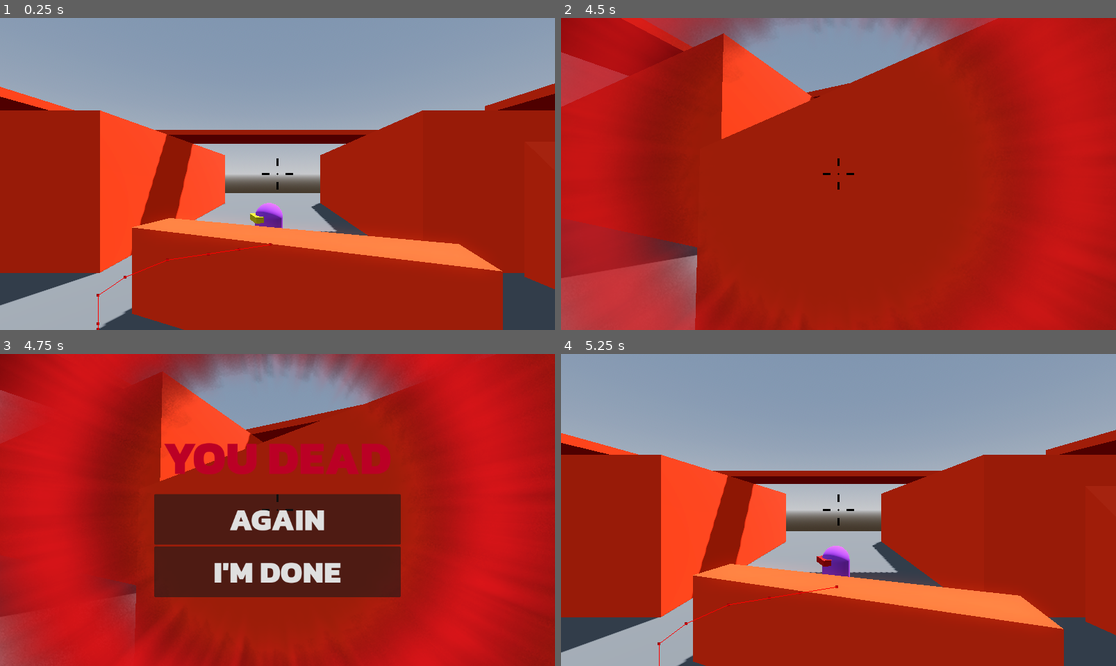
Above: before the commit, frames 1-4 (two rows, left to right).
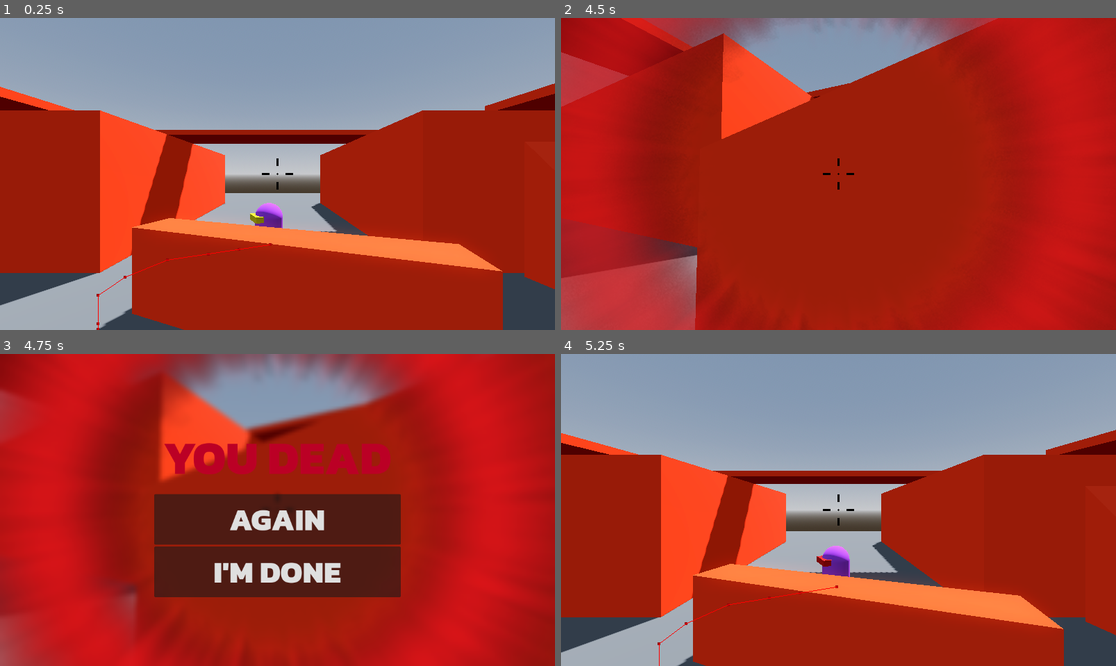
Above: after the commit, the same moments.

Repository: SpookyUboa/robo-rampage
Game: Godot game, scene res://Levels/Sandbox.tscn
Same seed, same stepped clock (60 frames per second), same inputs: the game is played once before the commit and once after it.
Inputs (mouse positions are in pixels of both pictures, inside the frame that each line leads up to):
- Up to frame 1 (0.25 s): no input
- Up to frame 2 (4.5 s): tap Enter (ui_accept) at 0.5, 0.77, 1.52, 3.02, 3.77, 4.25 s; move the mouse to (866, 174) at 0.52 s; press the mouse at (866, 174) at 0.53 s; hold W (move_forward) from 0.53 s (still down); move the mouse to (810, 174) at 1.27 s; release the mouse at (810, 174) at 1.28 s; click (810, 174) at 1.35 s; move the mouse to (849, 167) at 2.02 s; press the mouse at (849, 167) at 2.03 s; move the mouse to (832, 180) at 2.77 s; release the mouse at (832, 180) at 2.78 s; click (832, 180) at 2.85 s; move the mouse to (877, 177) at 3.52 s; press the mouse at (877, 177) at 3.53 s; move the mouse to (794, 170) at 4.27 s; release the mouse at (794, 170) at 4.28 s; click (794, 170) at 4.35 s
- Up to frame 3 (4.75 s): keep holding W (move_forward); tap Enter (ui_accept) at 4.52 s
- Up to frame 4 (5.25 s): release W (move_forward) at 5 s; click "AGAIN" at 5 s

Frames 1-2 are identical in both runs. In frame 3, 1.0% of the frame differs, in the area x 24-72%, y 8-82%; in frame 4, nothing differs.

Commit message:
New gun model

Diff:
--- /dev/null
+++ b/Player/game_over_menu.tres
@@ -0,0 +1,57 @@
+[gd_resource type="VisualShader" load_steps=5 format=3 uid="uid://dippioy2cby05"]
+
+[sub_resource type="VisualShaderNodeTexture" id="VisualShaderNodeTexture_suwoh"]
+source = 5
+
+[sub_resource type="VisualShaderNodeInput" id="VisualShaderNodeInput_cxb3a"]
+input_name = "screen_uv"
+
+[sub_resource type="VisualShaderNodeFloatConstant" id="VisualShaderNodeFloatConstant_klcxf"]
+constant = 2.0
+
+[sub_resource type="VisualShaderNodeTexture2DParameter" id="VisualShaderNodeTexture2DParameter_rxdvj"]
+parameter_name = "Screen"
+texture_type = 1
+texture_filter = 4
+texture_source = 1
+
+[resource]
+code = "shader_type canvas_item;
+render_mode blend_mix;
+
+uniform sampler2D Screen : source_color, filter_linear_mipmap, hint_screen_texture;
+
+
+
+void fragment() {
+// Input:3
+	vec2 n_out3p0 = SCREEN_UV;
+
+
+// FloatConstant:4
+	float n_out4p0 = 2.000000;
+
+
+	vec4 n_out2p0;
+// Texture2D:2
+	n_out2p0 = textureLod(Screen, n_out3p0, n_out4p0);
+
+
+// Output:0
+	COLOR.rgb = vec3(n_out2p0.xyz);
+
+
+}
+"
+graph_offset = Vector2(-770.785, 91.8003)
+mode = 1
+flags/light_only = false
+nodes/fragment/2/node = SubResource("VisualShaderNodeTexture_suwoh")
+nodes/fragment/2/position = Vector2(40, 160)
+nodes/fragment/3/node = SubResource("VisualShaderNodeInput_cxb3a")
+nodes/fragment/3/position = Vector2(-480, 60)
+nodes/fragment/4/node = SubResource("VisualShaderNodeFloatConstant_klcxf")
+nodes/fragment/4/position = Vector2(-440, 180)
+nodes/fragment/5/node = SubResource("VisualShaderNodeTexture2DParameter_rxdvj")
+nodes/fragment/5/position = Vector2(-480, 280)
+nodes/fragment/connections = PackedInt32Array(2, 0, 0, 0, 3, 0, 2, 0, 4, 0, 2, 1, 5, 0, 2, 2)
--- a/Player/game_over_menu.tscn
+++ b/Player/game_over_menu.tscn
@@ -1,11 +1,17 @@
-[gd_scene load_steps=5 format=3 uid="uid://o0rrvxn7xhhv"]
+[gd_scene load_steps=8 format=3 uid="uid://o0rrvxn7xhhv"]
 
 [ext_resource type="FontFile" uid="uid://dejvhmobhbhyu" path="res://Assets/Kanit-ExtraBold.ttf" id="1_hpo1j"]
 [ext_resource type="Script" path="res://Player/game_over_menu.gd" id="2_wgqju"]
+[ext_resource type="Shader" uid="uid://dippioy2cby05" path="res://Player/game_over_menu.tres" id="3_1d0qm"]
 
 [sub_resource type="Theme" id="Theme_abb63"]
 default_font = ExtResource("1_hpo1j")
 default_font_size = 64
+
+[sub_resource type="ShaderMaterial" id="ShaderMaterial_fgin1"]
+shader = ExtResource("3_1d0qm")
+
+[sub_resource type="PlaceholderTexture2D" id="PlaceholderTexture2D_bf3oa"]
 
 [sub_resource type="LabelSettings" id="LabelSettings_xfnrh"]
 font_size = 96
@@ -21,6 +27,16 @@
 grow_vertical = 2
 theme = SubResource("Theme_abb63")
 script = ExtResource("2_wgqju")
+
+[node name="BackgroundBlur" type="TextureRect" parent="."]
+material = SubResource("ShaderMaterial_fgin1")
+layout_mode = 1
+anchors_preset = 15
+anchor_right = 1.0
+anchor_bottom = 1.0
+grow_horizontal = 2
+grow_vertical = 2
+texture = SubResource("PlaceholderTexture2D_bf3oa")
 
 [node name="CenterContainer" type="CenterContainer" parent="."]
 layout_mode = 1
--- a/Player/smg.tscn
+++ b/Player/smg.tscn
@@ -22,12 +22,12 @@
 spread = 18.39
 gravity = Vector3(0, 0, 0)
 initial_velocity_max = 10.0
-scale_curve = SubResource("CurveTexture_pju04")
+scale_curve = SubResource("CurveTexture_s75qv")
 
 [sub_resource type="BoxMesh" id="BoxMesh_1ioru"]
 size = Vector3(0.1, 0.1, 0.1)
 
-[node name="HitscanWeapon" node_paths=PackedStringArray("weapon_mesh", "muzzle_flash") instance=ExtResource("1_vudut")]
+[node name="AutoRifle" node_paths=PackedStringArray("weapon_mesh", "muzzle_flash") instance=ExtResource("1_vudut")]
 weapon_mesh = NodePath("gun")
 muzzle_flash = NodePath("gun/MuzzleFlash")
 sparks = ExtResource("2_eend0")
--- /dev/null
+++ b/Player/smg2.tscn
@@ -0,0 +1,64 @@
+[gd_scene load_steps=8 format=3 uid="uid://b7hyg5bdh5x4h"]
+
+[ext_resource type="PackedScene" uid="uid://5dc48s6rq8f2" path="res://Player/HitscanWeapon.tscn" id="1_nw8n5"]
+[ext_resource type="PackedScene" uid="uid://7a50m10523lg" path="res://Player/gun2.glb" id="2_vdka5"]
+
+[sub_resource type="StandardMaterial3D" id="StandardMaterial3D_amf2n"]
+albedo_color = Color(1, 0.792157, 0.247059, 1)
+emission_enabled = true
+emission = Color(0.909804, 0.12549, 0, 1)
+emission_energy_multiplier = 3.0
+
+[sub_resource type="Curve" id="Curve_1kdvv"]
+_data = [Vector2(0, 1), 0.0, 0.0, 0, 0, Vector2(1, 0.357895), 0.0, 0.0, 0, 0]
+point_count = 2
+
+[sub_resource type="CurveTexture" id="CurveTexture_pju04"]
+curve = SubResource("Curve_1kdvv")
+
+[sub_resource type="ParticleProcessMaterial" id="ParticleProcessMaterial_3p24h"]
+direction = Vector3(-1, 0, 0)
+spread = 18.39
+gravity = Vector3(0, 0, 0)
+initial_velocity_max = 10.0
+scale_curve = SubResource("CurveTexture_pju04")
+
+[sub_resource type="BoxMesh" id="BoxMesh_nnlgv"]
+size = Vector3(0.1, 0.1, 0.1)
+
+[node name="HitscanWeapon" instance=ExtResource("1_nw8n5")]
+
+[node name="gun2" parent="." index="2" instance=ExtResource("2_vdka5")]
+
+[node name="Cube" parent="gun2" index="0"]
+visible = false
+layers = 512
+
+[node name="SMG" parent="gun2" index="1"]
+layers = 512
+
+[node name="Underbarrel" parent="gun2" index="2"]
+layers = 512
+
+[node name="Barrel" parent="gun2" index="3"]
+layers = 512
+
+[node name="Magazine" parent="gun2" index="4"]
+layers = 512
+
+[node name="MuzzleFlash" type="GPUParticles3D" parent="gun2" index="5"]
+transform = Transform3D(10, 0, 0, 0, 10, 0, 0, 0, 10, -0.377024, 0.0656663, -0.162727)
+layers = 512
+material_override = SubResource("StandardMaterial3D_amf2n")
+cast_shadow = 0
+emitting = false
+lifetime = 0.05
+one_shot = true
+explosiveness = 1.0
+fixed_fps = 60
+visibility_aabb = AABB(-2004, -4, -4, 8, 8, 8)
+local_coords = true
+process_material = SubResource("ParticleProcessMaterial_3p24h")
+draw_pass_1 = SubResource("BoxMesh_nnlgv")
+
+[editable path="gun2"]
Binary file added: Player/gun2.glb
Not shown, added: Player/gun2.glb.import
Not shown: 1 places in Player/smg.tscn that only renumber resources
